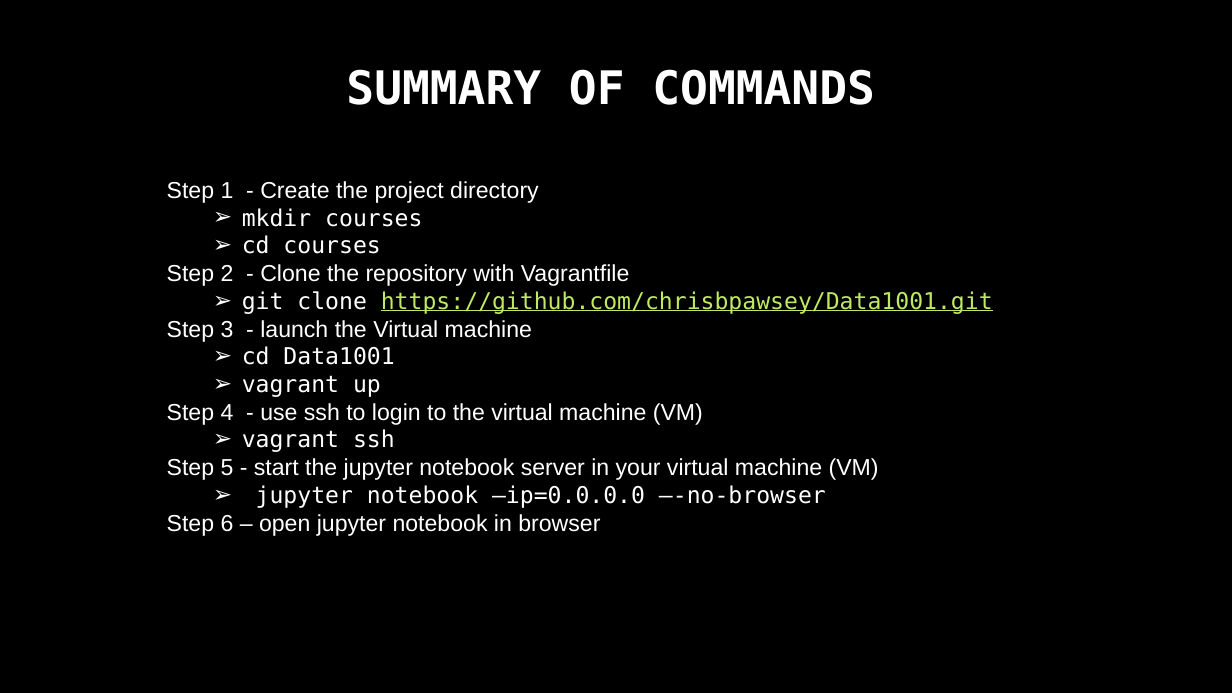
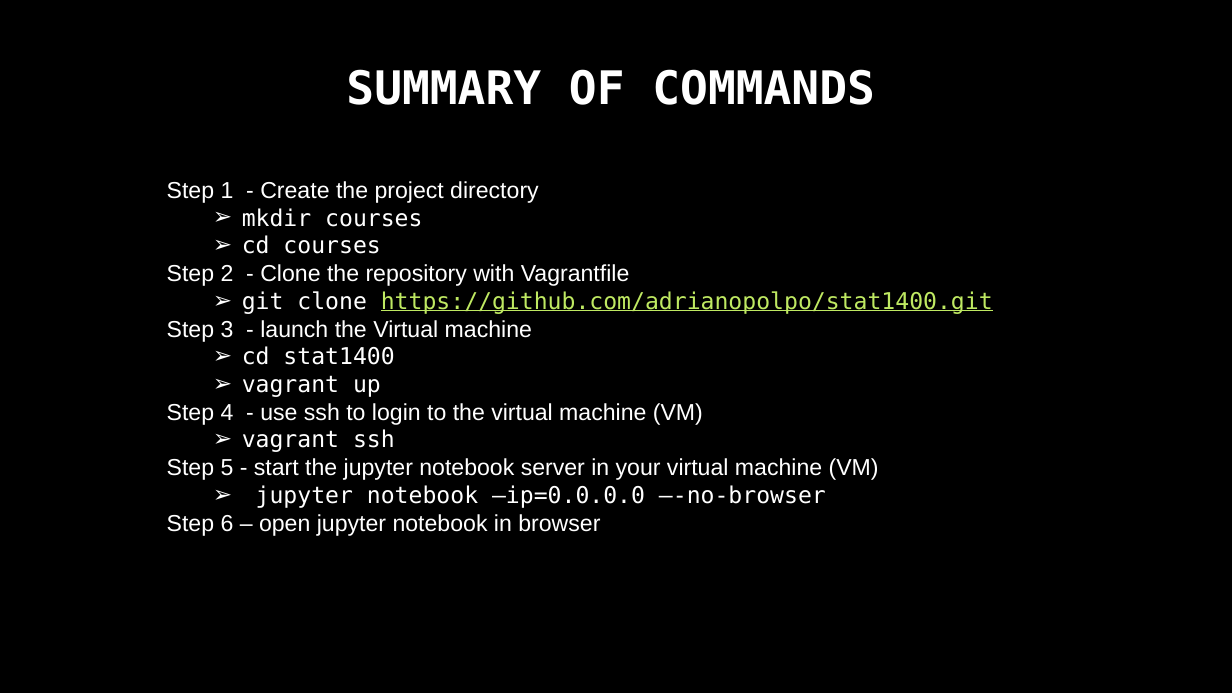
Before and after one commit to adrianopolpo/stat1400, a slide deck: slide 12 of VM_instructions.pptx. Drawn at 1232x693 pixels with LibreOffice and Linux fonts; fonts in the diff are those of the drawing; background and template pictures are left out. Boxes give left, top, right and bottom in pixels: in the first picture for what was removed or moved away, otherwise in the second. Text is boxed around its words. In the diff, an @@ line names an element or a change of style, - is before the commit and + after.

```diff
--- a/VM_instructions.pptx
+++ b/VM_instructions.pptx
@@ text at bbox=[242, 291, 993, 314]: text changed @@
-  ➢ git clone https://github.com/chrisbpawsey/Data1001.git
+  ➢ git clone https://github.com/adrianopolpo/stat1400.git
@@ text at bbox=[242, 346, 394, 365]: text changed @@
-  ➢ cd Data1001
+  ➢ cd stat1400
```
Also in this commit, not shown: 4 other slides changed.
